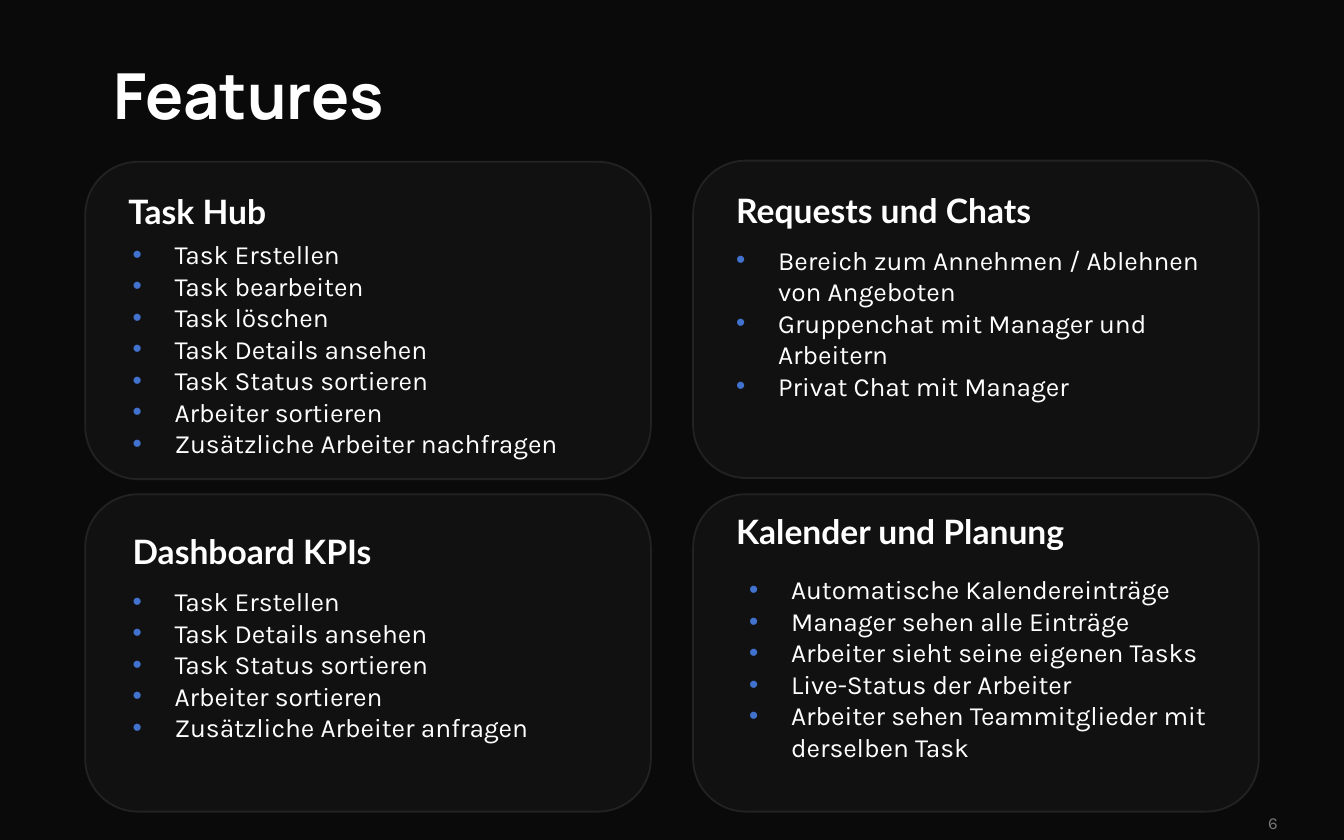
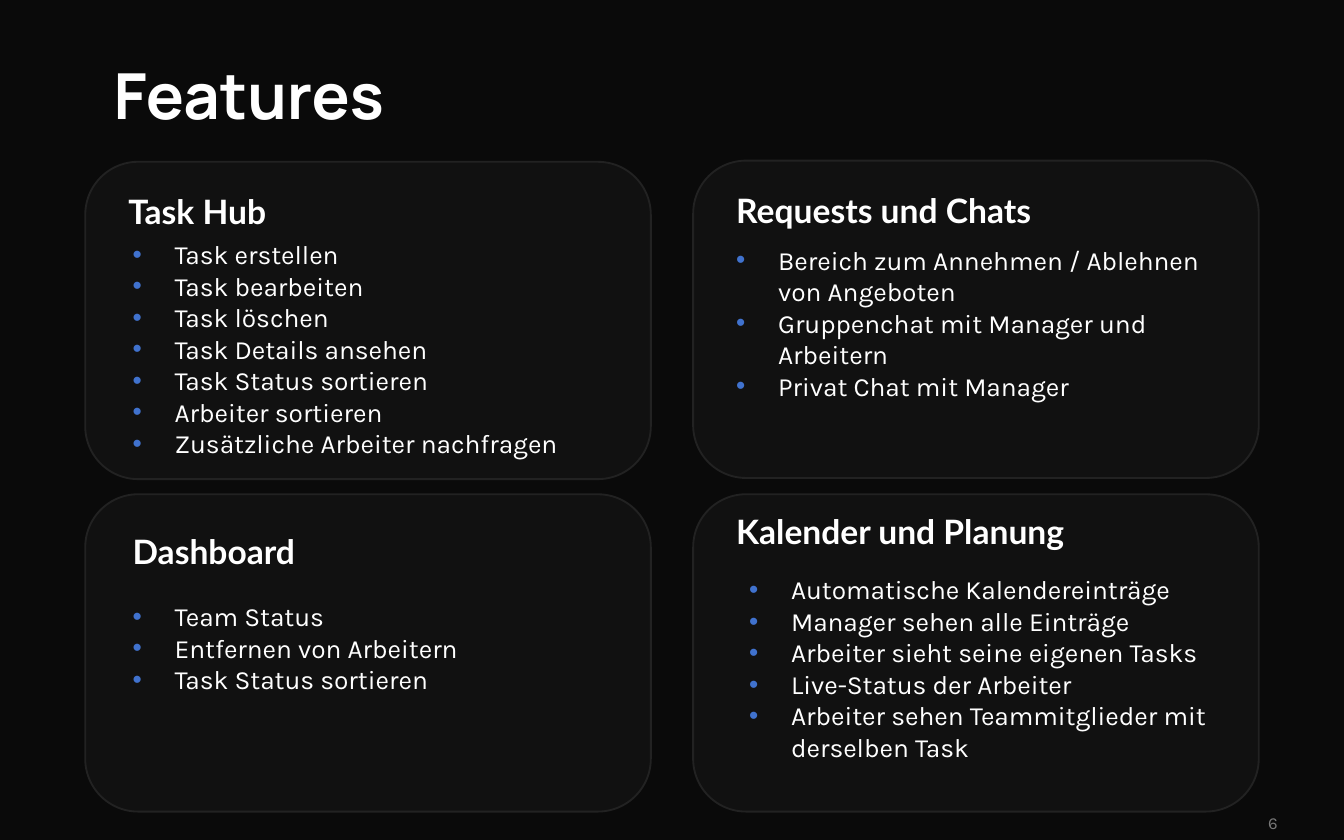
Before and after one commit to Moe-Hammad/ManagementApp, a slide deck: slide 6 of frontend/Mage.pptx. Drawn at 1344x840 pixels with LibreOffice and Linux fonts; fonts in the diff are those of the drawing. Boxes give left, top, right and bottom in pixels: in the first picture for what was removed or moved away, otherwise in the second. Text is boxed around its words. In the diff, an @@ line names an element or a change of style, - is before the commit and + after.

Commit message:
feat: Enhance data loading and management features
- Added static lists for team names and seed data in DataLoader.
- Updated manager and employee names for better clarity.
- Modified team seeding logic to utilize new static lists.
- Introduced a method to check for existing requests with specific statuses in RequestRepository.
- Implemented logic in ManagerService to handle employee removal and task assignment updates.
- Updated RequestService to prevent duplicate requests based on active statuses.
- Enhanced UI components to reflect task assignment statuses and added waiting indicators.
- Removed unused components and files to streamline the codebase.
- Added API function to remove employees from managers.
- Updated styles for new UI elements.

```diff
--- a/frontend/Mage.pptx
+++ b/frontend/Mage.pptx
@@ text at [175, 246, 339, 265]: text changed @@
-• Task Erstellen
+• Task erstellen
@@ text at [133, 539, 295, 565]: text changed @@
-Dashboard KPIs
+Dashboard
@@ text "Team Status": place and size @@
-text "Team Status" at [175, 593, 528, 743]
+text "Team Status" at [175, 609, 458, 690]
@@ text at [175, 609, 458, 659]: text changed @@
-• Task Erstellen
-• Task Details ansehen
+• Team Status
+• Entfernen von Arbeitern
@@ text at [175, 688, 528, 743]: paragraphs removed @@
-• Arbeiter sortieren
-• Zusätzliche Arbeiter anfragen
```
Also in this commit, not shown: 1 other slide changed, 30 other files.
